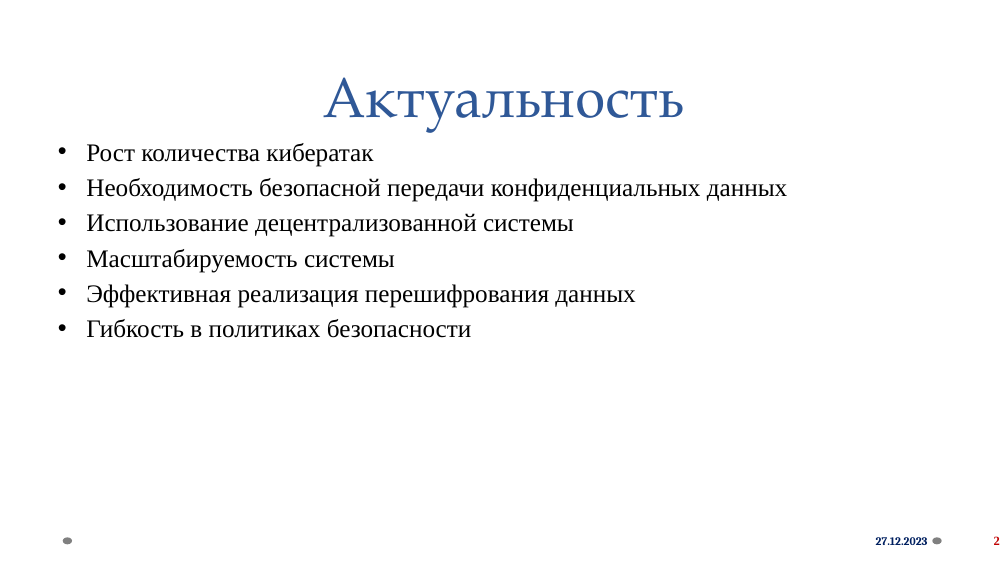
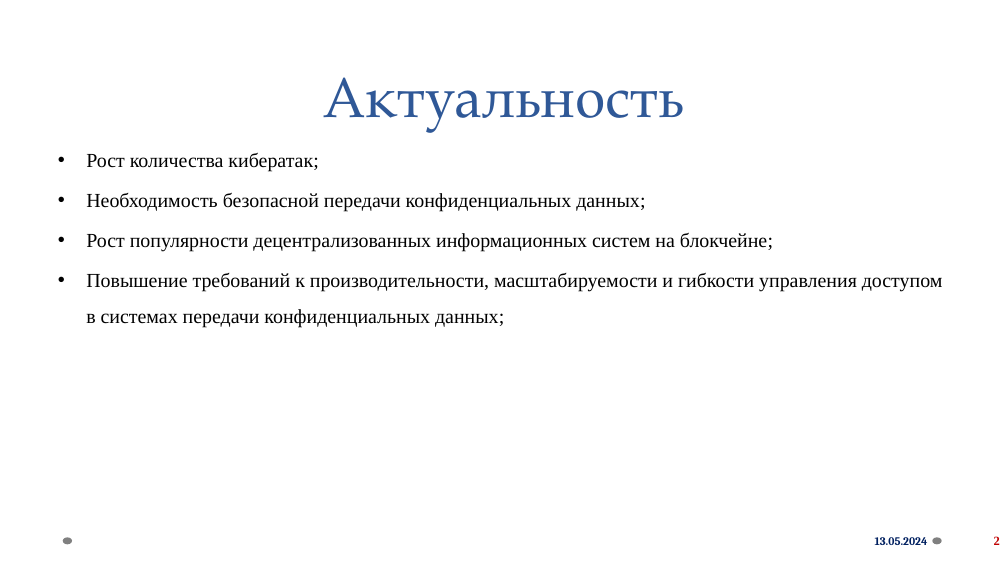
Before and after one commit to mikeezq/pre-system, a slide deck: slide 2 of docs/Книр_КорниловМ.А..pptx. Drawn at 1008x567 pixels with LibreOffice and Linux fonts; fonts in the diff are those of the drawing; background and template pictures are left out. Boxes give left, top, right and bottom in pixels: in the first picture for what was removed or moved away, otherwise in the second. Text is boxed around its words. In the diff, an @@ line names an element or a change of style, - is before the commit and + after.

```diff
--- a/docs/Книр_КорниловМ.А..pptx
+++ b/docs/Книр_КорниловМ.А..pptx
@@ text at [86,152,943,328]: text changed; size 24 to 19 pt @@
-• Рост количества кибератак
-• Необходимость безопасной передачи конфиденциальных данных
-• Использование децентрализованной системы
-• Масштабируемость системы
-• Эффективная реализация перешифрования данных
-• Гибкость в политиках безопасности
+• Рост количества кибератак;
+• Необходимость безопасной передачи конфиденциальных данных;
+• Рост популярности децентрализованных информационных систем на блокчейне;
+• Повышение требований к производительности, масштабируемости и гибкости управления доступом в системах передачи конфиденциальных данных;
@@ text at [875,537,928,545]: text changed @@
-27.12.2023
+13.05.2024
```
Also in this commit, not shown: 7 other slides changed, 6 slides added, 7 other files.
